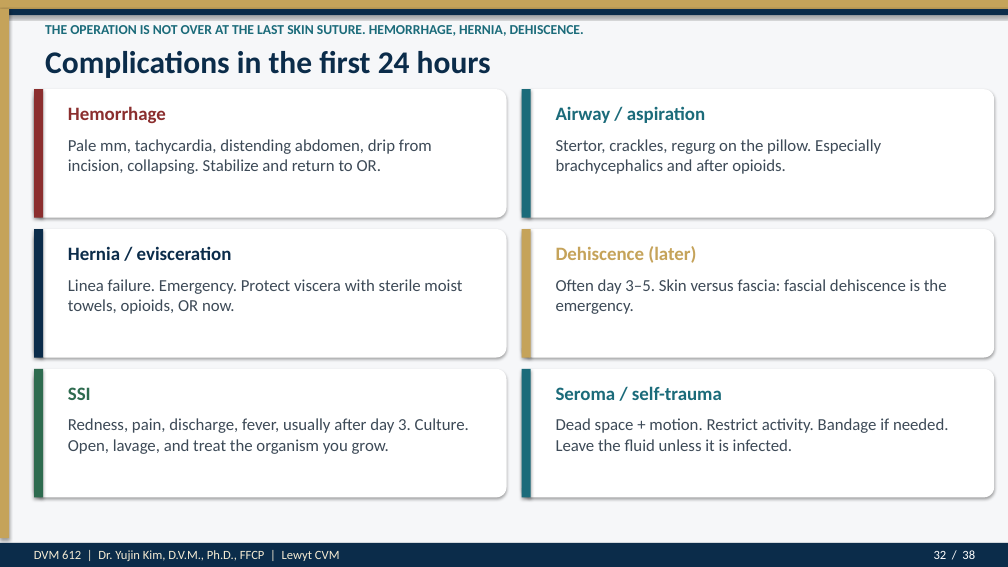
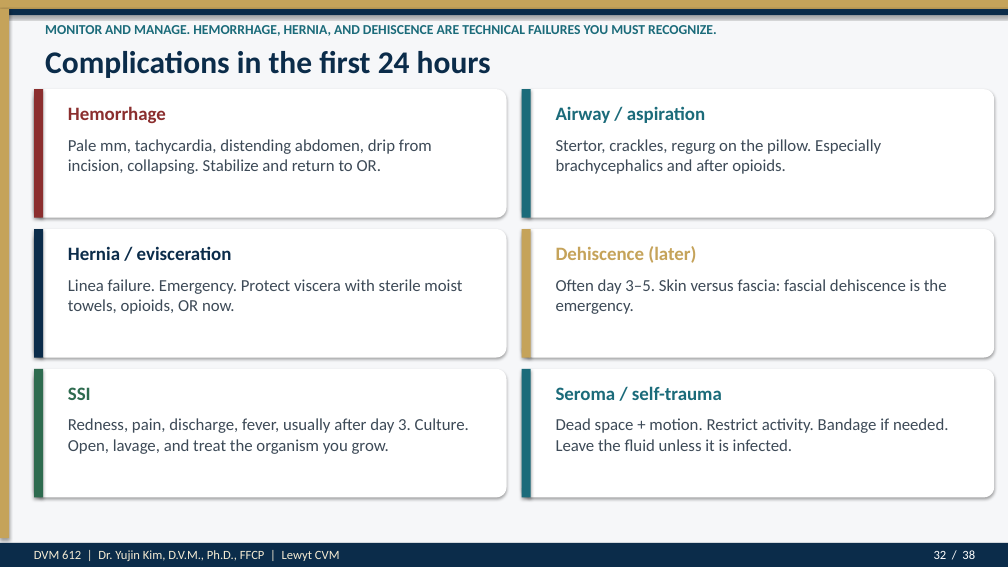
Before and after one commit to drkimvet/happycare, a slide deck: slide 32 of lectures/DVM-612_Week4_Preop_PatientPrep_Postop.pptx. Drawn at 1008x567 pixels with LibreOffice and Linux fonts; fonts in the diff are those of the drawing. Boxes give left, top, right and bottom in pixels: in the first picture for what was removed or moved away, otherwise in the second. Text is boxed around its words. In the diff, an @@ line names an element or a change of style, - is before the commit and + after.

```diff
--- a/lectures/DVM-612_Week4_Preop_PatientPrep_Postop.pptx
+++ b/lectures/DVM-612_Week4_Preop_PatientPrep_Postop.pptx
@@ text at (45, 25, 716, 36): text changed @@
-THE OPERATION IS NOT OVER AT THE LAST SKIN SUTURE. HEMORRHAGE, HERNIA, DEHISCENCE.
+MONITOR AND MANAGE. HEMORRHAGE, HERNIA, AND DEHISCENCE ARE TECHNICAL FAILURES YOU MUST RECOGNIZE.
```
Also in this commit, not shown: 13 other slides changed, 7 other files.
